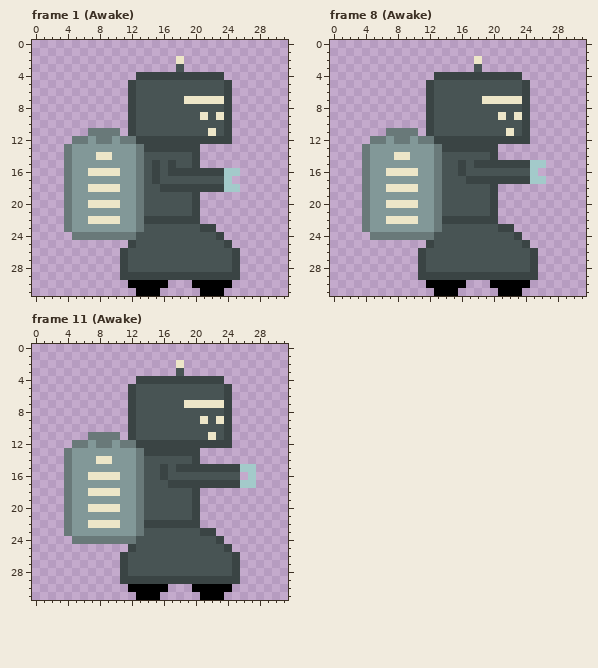
A pixel-art file gets an edit: assets/images/projects/robot-idle.aseprite. That is the earlier state.
32x32 pixels, 24 frames. Shown: frame 1 (Awake), frame 8 (Awake), frame 11 (Awake). The commit also changed other frames, which this record leaves out.
After:
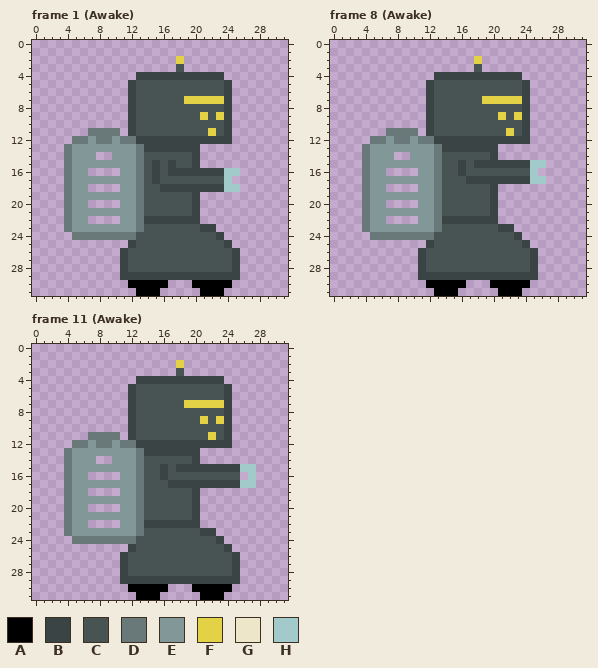
Palette (. is transparent): A #000000  B #3a4444  C #485454  D #697979  E #829898  F #e3d245  G #ede6c8  H #a3caca
Message: Made robot battery level transparent. Changed robo energy color to a more saturated yellow.
Difference:
Frame 1 (Awake), layers "RoboBackPack", "RoboHead":
The author changed colour G to colour F in row 2 at x 18; in row 7 at x 19 to 23; in row 9 at x 21 and 23; in row 11 at x 22.
The edit erases colour G in row 14 at x 8 to 9; in row 16 at x 7 to 10; in row 18 at x 7 to 10; in row 20 at x 7 to 10; in row 22 at x 7 to 10.
Frame 8 (Awake), layers "RoboBackPack", "RoboHead": the same change as frame 1 (Awake)
Frame 11 (Awake), layers "RoboBackPack", "RoboHead": the same change as frame 1 (Awake)
